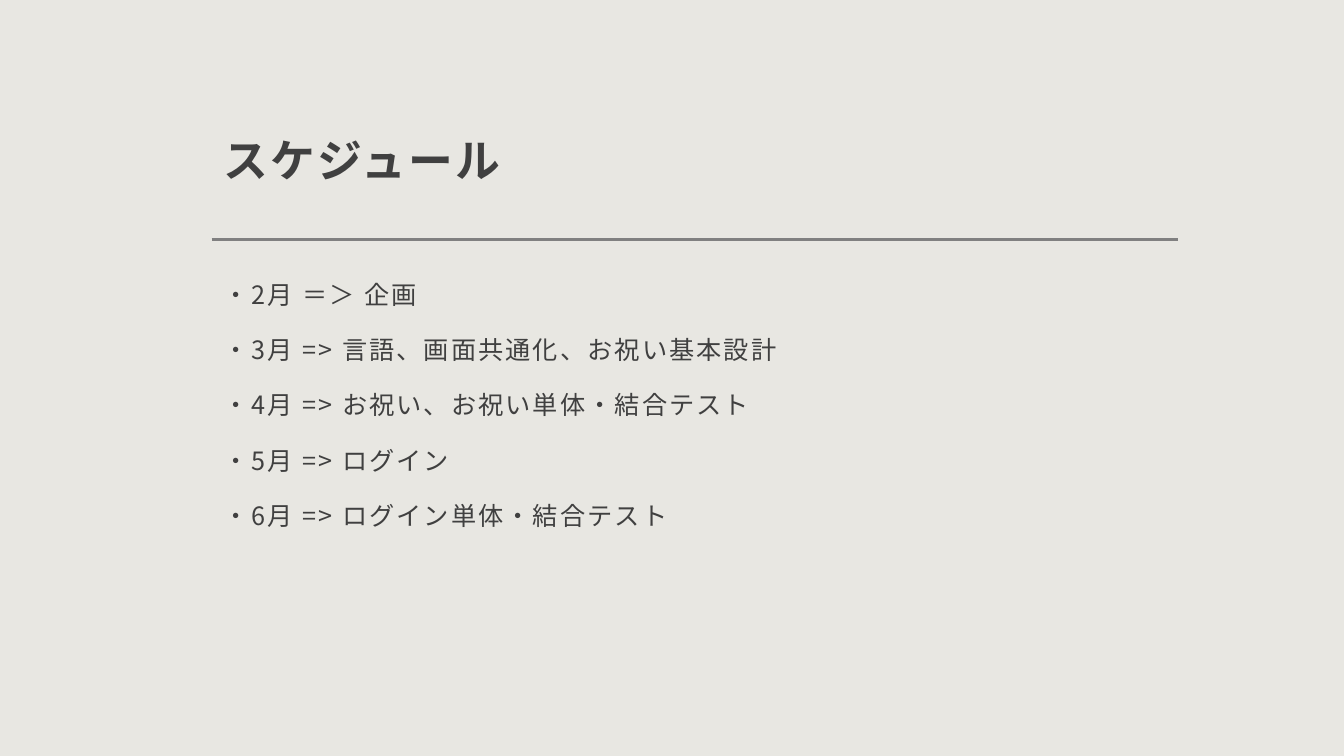
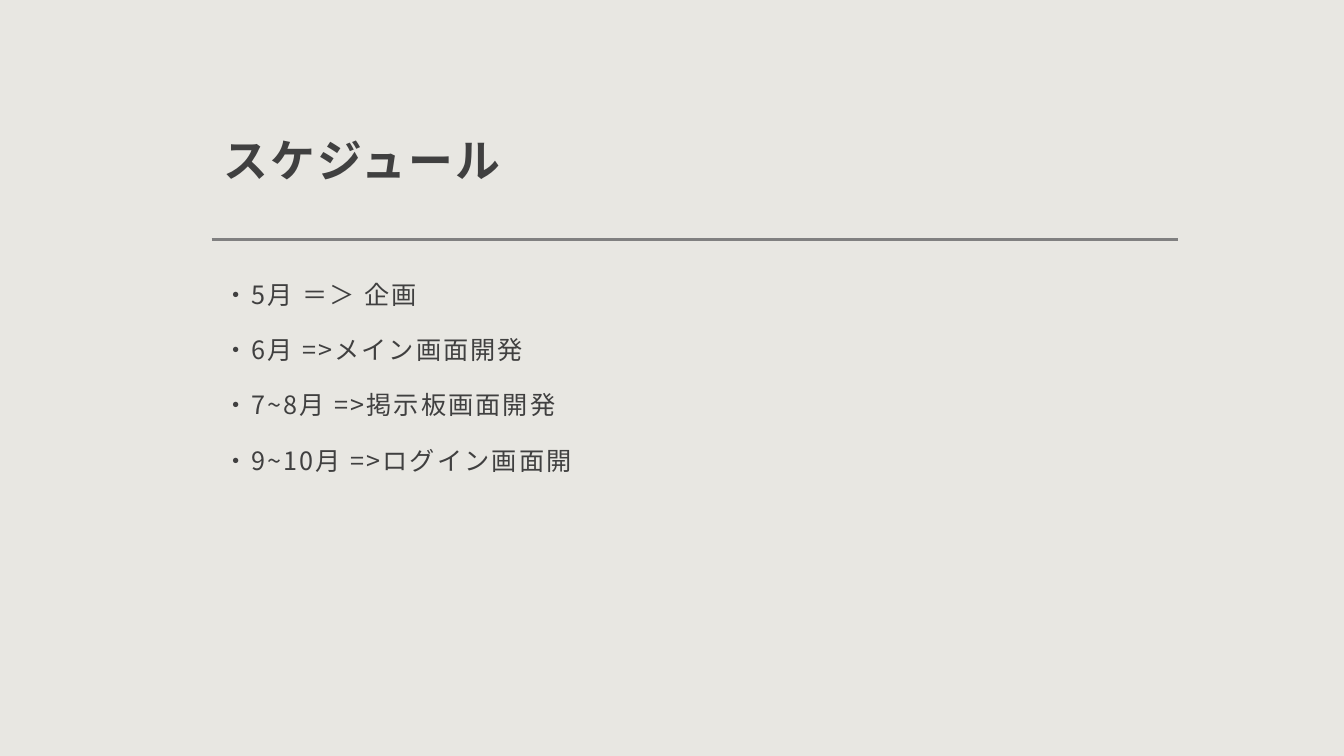
Before and after one commit to bittap/azusato, a slide deck: slide 5 of document/企画書.pptx. Drawn at 1344x756 pixels with LibreOffice and Linux fonts; fonts in the diff are those of the drawing. Boxes give left, top, right and bottom in pixels: in the first picture for what was removed or moved away, otherwise in the second. Text is boxed around its words. In the diff, an @@ line names an element or a change of style, - is before the commit and + after.

```diff
--- a/document/企画書.pptx
+++ b/document/企画書.pptx
@@ text at bbox=[224, 282, 571, 472]: text changed @@
-・2月 ＝＞ 企画
-・3月 => 言語、画面共通化、お祝い基本設計
-・4月 => お祝い、お祝い単体・結合テスト
-・5月 => ログイン
-・6月 => ログイン単体・結合テスト
+・5月 ＝＞ 企画
+・6月 =>メイン画面開発
+・7~8月 =>掲示板画面開発
+・9~10月 =>ログイン画面開
```
Also in this commit, not shown: 2 slides removed, 2 other files.
